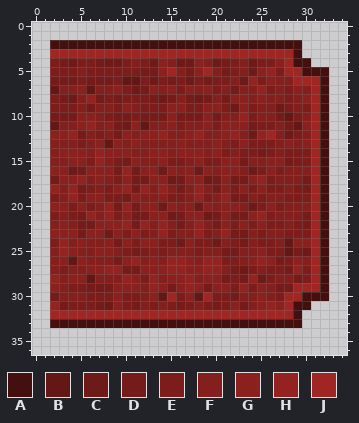
Pixel-art sprite, stored at pack-darker/stats/tile_half_right_selected.png. Above is the file before it was changed.
The file is 35x37 pixels.
Palette (. is transparent): A #43100f  B #641816  C #6d1a18  D #751c1a  E #7c1d1b  F #831f1d  G #8a211e  H #932320  J #a02623
Pixels before, first column x 2:
 2 AAAAAAAAAAAAAAAAAAAAAAAAAAAA...
 3 JJJJJJJJJJJJJJJJJJJJJJJJJJJA...
 4 EDCEEDCCEFECGFCCGFCDEFCEEGJAA..
 5 EEEFEEEEEEDDGJFDGJFDEFCGHEJJAAA
 6 DDDEDDDEBBECEDECEDEEFCHEGFFJJJA
 7 BFFGBFFGECDGFGEGFGEFDFFHEFEGFJA
 8 EDCFHDEDEEEDCDFDCDFDGGFGFFEFGJA
 9 EEEFDFFEGFEEEGGEEGGECGEFFCEFEJA
10 DDDGGFEDDEDDDGDDDGDFFHEFFDBEFJA
11 BFFGHFGDCGBFFGEFFGEGGGDEEFDBGJA
12 GGHDFEFDGFGGHFFGHFFGHFCHJFCEFJA
13 FFFEFGBGFGFFFFGFFFGFEGEEEFGFGJA
14 FGGGFHGGGFFGGFGGGFGEFEEDEFEEEJA
15 FFGGEHFEDGFFGEEFGEEGGDFFGGDEEJA
16 GGCDGGGDHDGGCGFGCGFGGFCEGEFFFJA
17 DGGHFGFEGDDGGCDGGCDGDDGHEFFFDJA
18 HFHDEFEGHDHFHFDFHFDGEGEGEEFEDJA
19 EFHEGGEEDGFFGEEFHEFHDDFEFFEEEJA
20 GGEGEFHDHDGGCGFGCGFGGFCEGEFFFJA
21 EFEDHFHEGDDGGCDGGCDGDDGHEFFFDJA
22 FGFDDGGGHDHFHFDFHFDGEGEGEEFEDJA
23 GGGDGGCGEGEFHEFFHEFHDDFEFFEEEJA
24 EHFGFFGDGEGGEECGEECFEDFEEFBGGJA
25 FHGFFGGFEDEFEFFFEFFDDFFGEEBDCJA
26 FGBGFFFDGHFGFHHGFHHEEFGHGDEGFJA
27 FEFFGGHHDDGGGHHGGHHFDCEFEEDHEJA
28 HFGGBFFFHGEHFGGHFGGDEDHCEFFDEJA
29 GFEEDDDGGGFHGDGHGDGGEHEGFDDJJJA
30 DFFFEEEGEEFGBJEGBJEEDFFGFEJJAAA
31 HDEEEDCGEDFEFEDEFEDEGDFGHGJAA..
32 JJJJJJJJJJJJJJJJJJJJJJJJJJJA...
33 AAAAAAAAAAAAAAAAAAAAAAAAAAAA...
Now the later version:
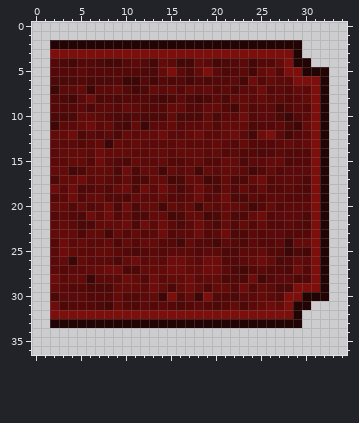
The exact change:
{"colour":"A","old":"#43100f","new":"#210403"}
{"colour":"B","old":"#641816","new":"#3c0706"}
{"colour":"C","old":"#6d1a18","new":"#450807"}
{"colour":"D","old":"#751c1a","new":"#4d0908"}
{"colour":"E","old":"#7c1d1b","new":"#540908"}
{"colour":"F","old":"#831f1d","new":"#5c0a09"}
{"colour":"G","old":"#8a211e","new":"#630b09"}
{"colour":"H","old":"#932320","new":"#6d0c0a"}
{"colour":"J","old":"#a02623","new":"#7c0e0c"}
{"label":"changed","picture_box":[50,40,329,328]}
